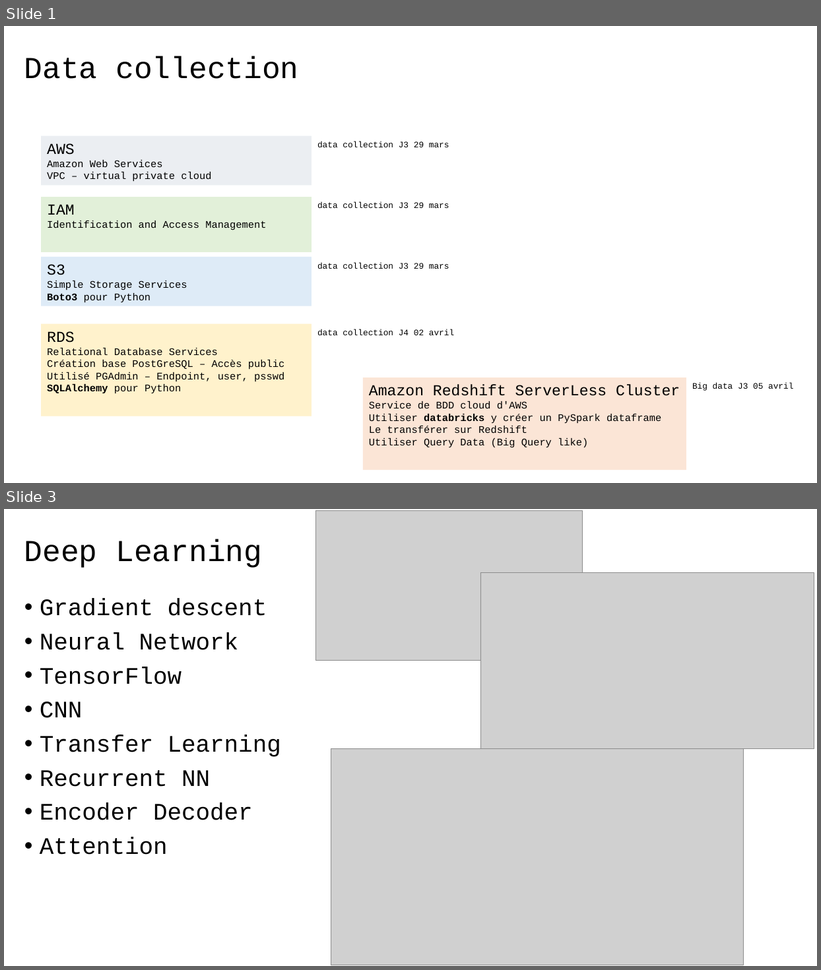
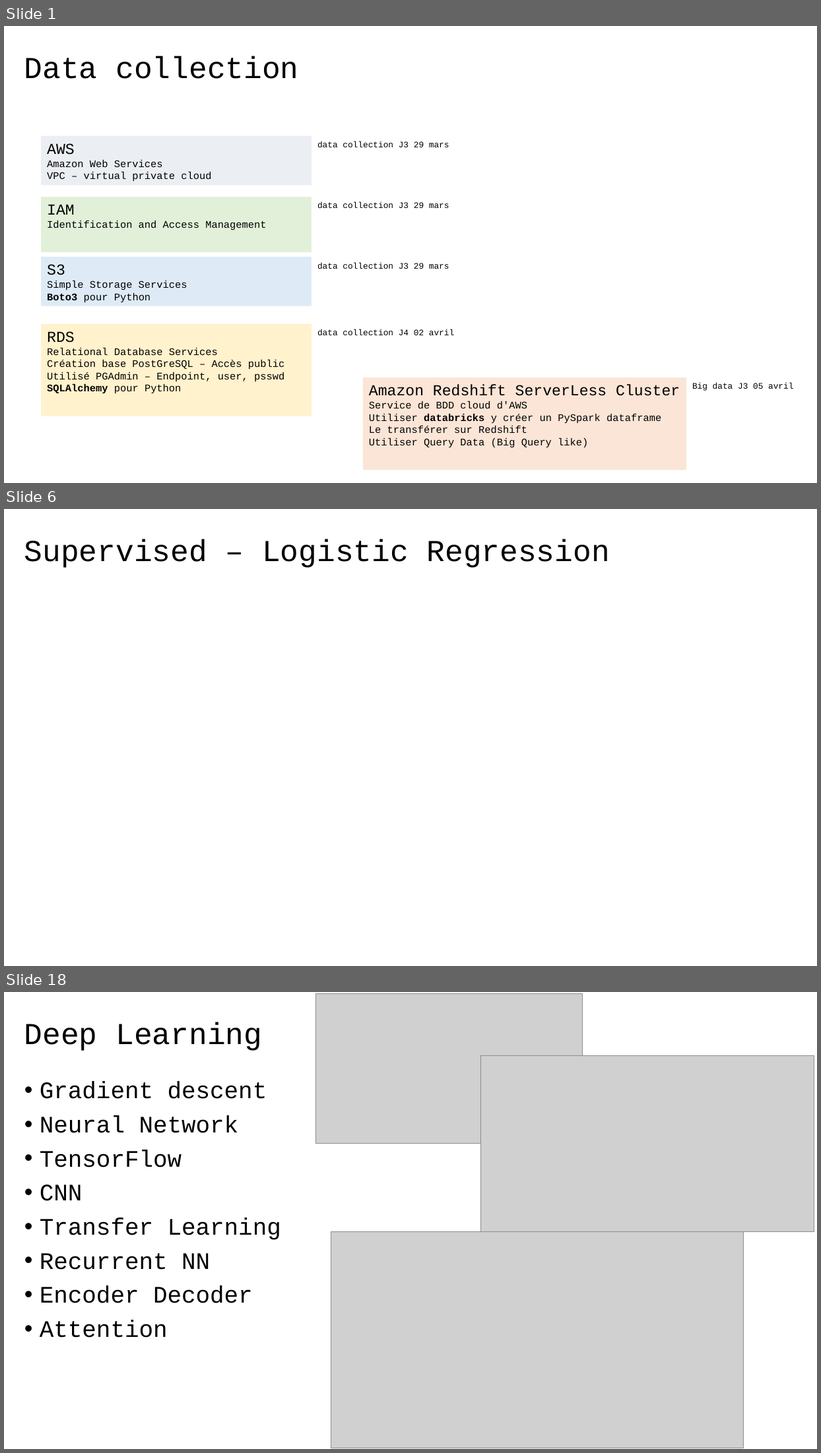
Before and after one commit to 40tude/fullstack_mars_2024, a slide deck: 12_assets/course_review.pptx. Shown one above the other, each under a label of ours: slides 1 and 3 before the commit, slides 1, 6 and 18 after it; the slides between them are not shown. The pictures are 821x970 and 821x1453 pixels, drawn with LibreOffice and Linux fonts; fonts in the diff are those of the drawing; grey boxes stand for pictures. Boxes give left, top, right and bottom in pixels: in the first picture for what was removed or moved away, otherwise in the second. Text is boxed around its words. In the diff, an @@ line names an element or a change of style, - is before the commit and + after.

```diff
--- a/12_assets/course_review.pptx
+++ b/12_assets/course_review.pptx
@@ slide 6 added at [4,509,817,966], background #FFFFFF @@
@@ title added at [24,539,610,568], 36 pt, text #000000 @@
+Supervised – Logistic Regression
@@ what was slide 3 is now slide 18 @@
```
Also in this commit, not shown: 12 slides changed, 15 other slides added, 1 slide removed, 18 other files.
